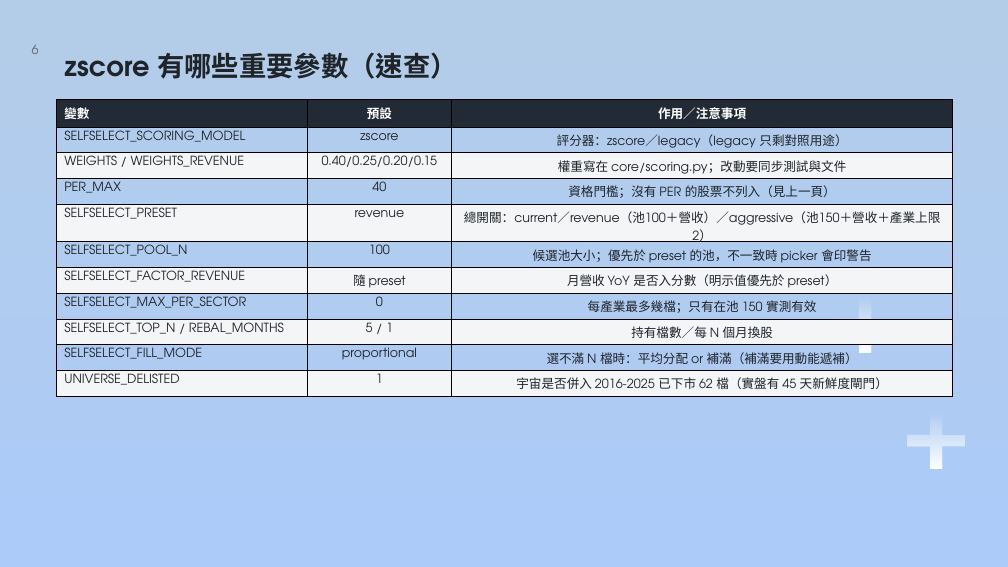
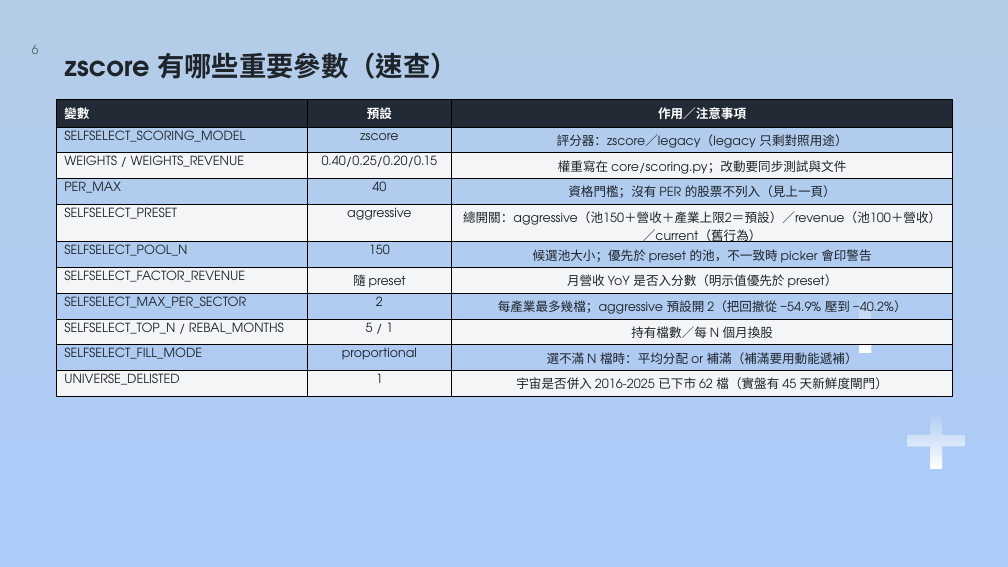
Before and after one commit to dinchentech/tw-selfselect, a slide deck: slide 6 of plans/ppt/TW-SELFSELECT台股買賣自動化系統-W7-講稿版.pptx. Drawn at 1008x567 pixels with LibreOffice and Linux fonts; fonts in the diff are those of the drawing; background and template pictures are left out. Boxes give left, top, right and bottom in pixels: in the first picture for what was removed or moved away, otherwise in the second. Text is boxed around its words. In the diff, an @@ line names an element or a change of style, - is before the commit and + after.

Commit message:
教材：W7 講稿版改版（預設 aggressive）＋配音版／MP4 重製
- plans/ppt/make_w7.py：S3／S6／S7／S8／S9／S10／S11／S15／S16／S18／S19 全面同步新預設
  （+762.4%／−53.7% → +1323.6%／−40.2%／夏普 1.15），並補「2022-2026 輸或打平 0050」的警語；
  S9 preset 表把 aggressive 標成預設、S19 收尾改成「想保守切 revenue／current」
- 講稿備註同步改寫；W7-解說腳本.md 重出（19 頁／約 43 分 30 秒）
- 配音版 pptx（每頁喇叭）＋ mp4（1920×1080、1,177 秒／19 分 37 秒）重製；TTS 19.7 分鐘
- plans/ppt/README.md：W7 配音表與改版紀錄更新
- 教材變更，依規則不動版號（程式版號維持 1.1.5）

```diff
--- a/plans/ppt/TW-SELFSELECT台股買賣自動化系統-W7-講稿版.pptx
+++ b/plans/ppt/TW-SELFSELECT台股買賣自動化系統-W7-講稿版.pptx
@@ table at box(57, 100, 953, 393) @@
-row 5, column 2: revenue
+row 5, column 2: aggressive
-row 5, column 3: 總開關：current／revenue（池100＋營收）／aggressive（池150＋營收＋產業上限2）
+row 5, column 3: 總開關：aggressive（池150＋營收＋產業上限2＝預設）／revenue（池100＋營收）／current（舊行為）
-row 6, column 2: 100
+row 6, column 2: 150
-row 8, column 2: 0
+row 8, column 2: 2
-row 8, column 3: 每產業最多幾檔；只有在池 150 實測有效
+row 8, column 3: 每產業最多幾檔；aggressive 預設開 2（把回撤從 −54.9% 壓到 −40.2%）
```
Also in this commit, not shown: 10 other slides changed, 3 other files.
